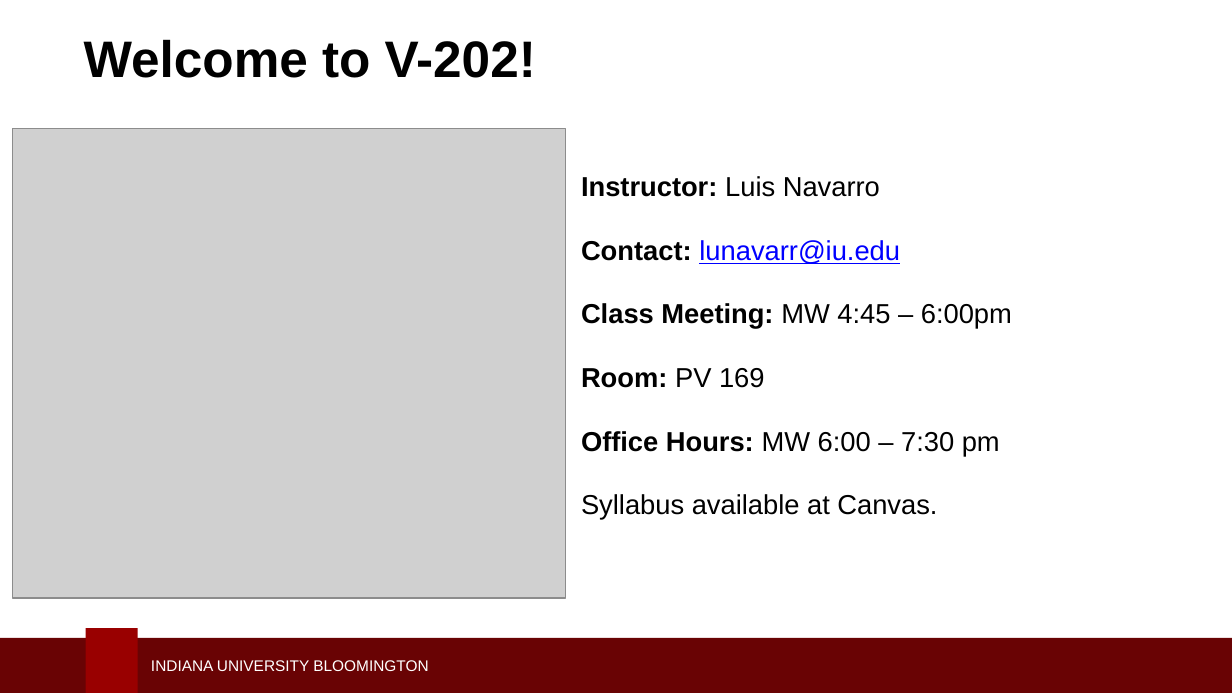
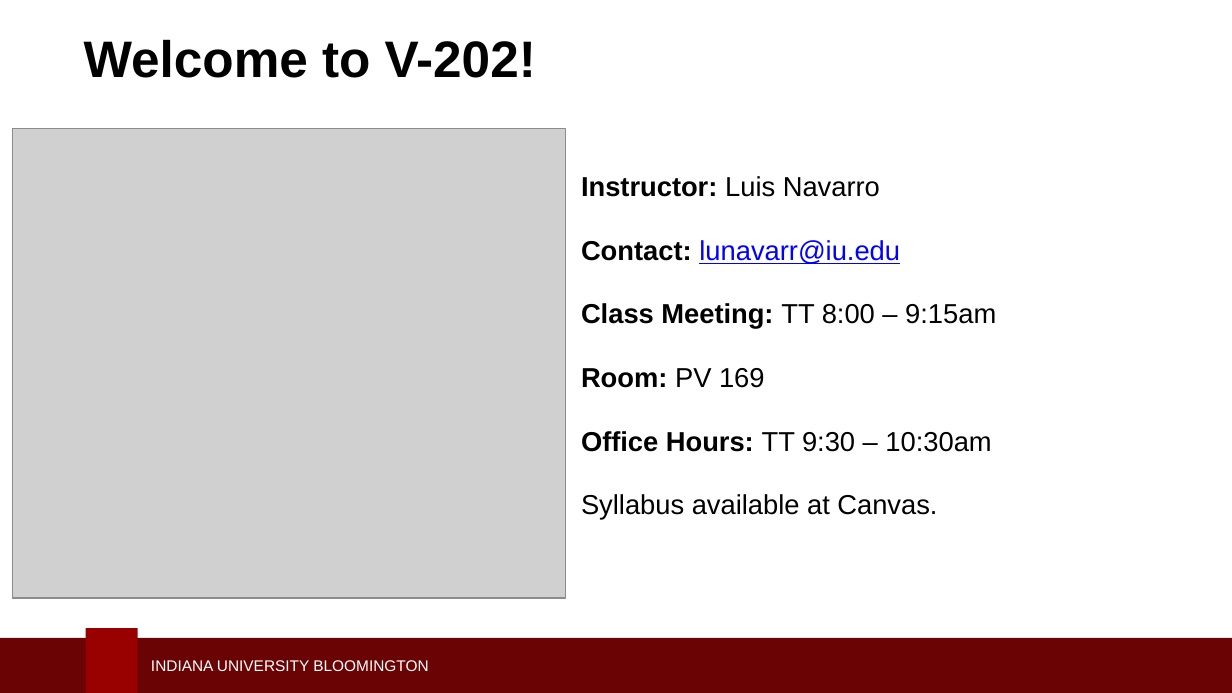
Before and after one commit to LuisNavarro07/Personal_Website, a slide deck: slide 2 of content/teaching/v202/slides/1_Introduction.pptx. Drawn at 1232x693 pixels with LibreOffice and Linux fonts; fonts in the diff are those of the drawing; grey boxes stand for pictures; background and template pictures are left out. Boxes give left, top, right and bottom in pixels: in the first picture for what was removed or moved away, otherwise in the second. Text is boxed around its words. In the diff, an @@ line names an element or a change of style, - is before the commit and + after.

```diff
--- a/content/teaching/v202/slides/1_Introduction.pptx
+++ b/content/teaching/v202/slides/1_Introduction.pptx
@@ text at (581,303,996,329): text changed @@
-• Class Meeting: MW 4:45 – 6:00pm
+• Class Meeting: TT 8:00 – 9:15am
@@ text at (581,431,991,452): text changed @@
-• Office Hours: MW 6:00 – 7:30 pm
+• Office Hours: TT 9:30 – 10:30am
```
Also in this commit, not shown: 1 other slide changed, 41 other files.
